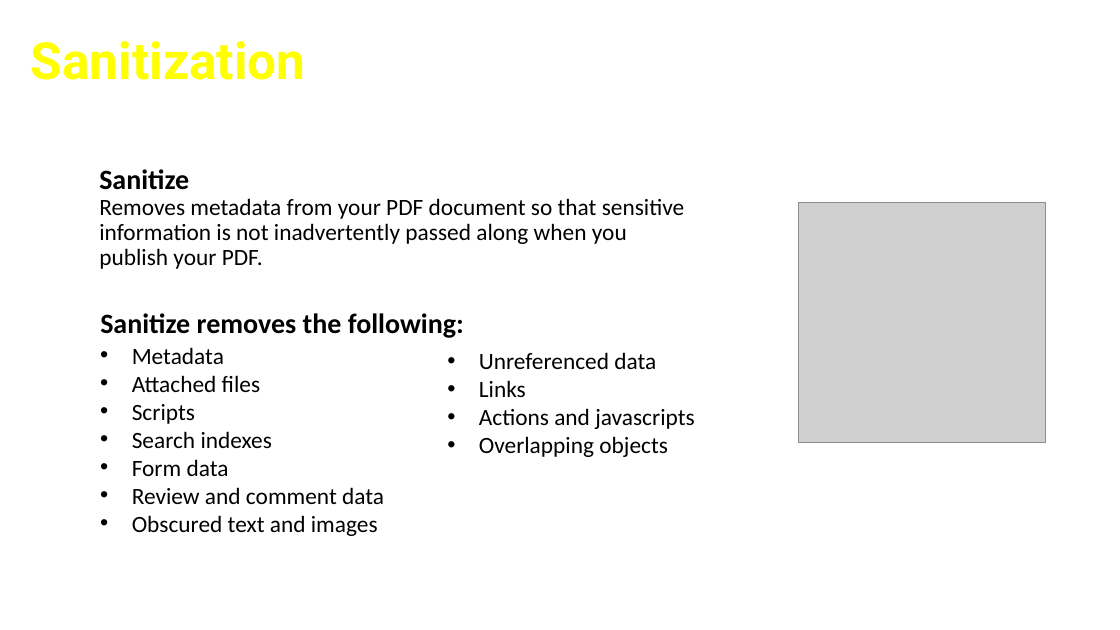
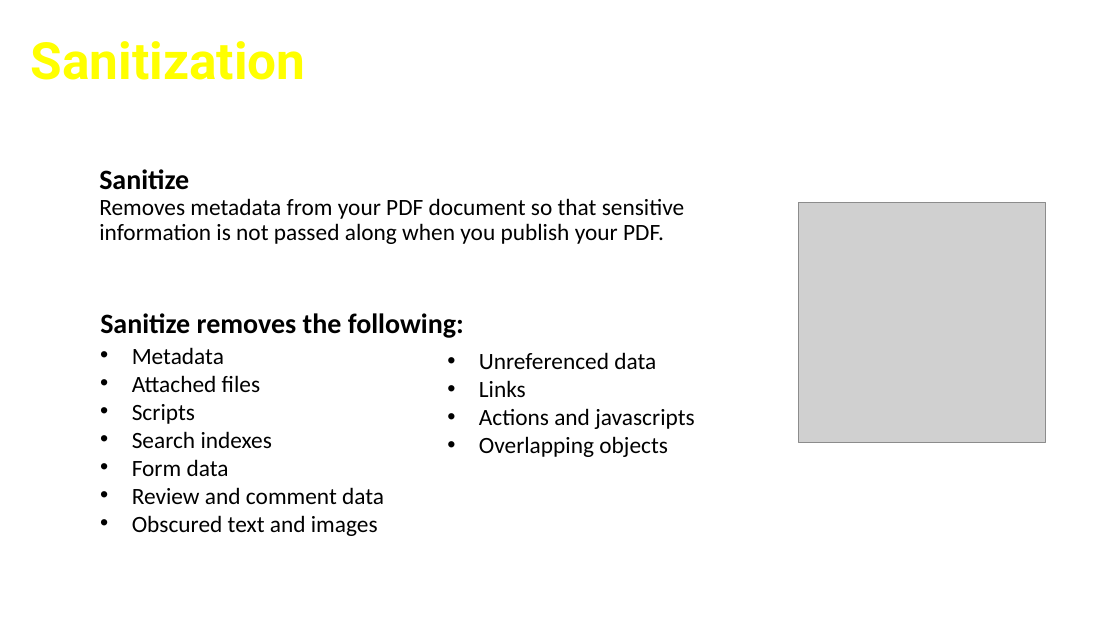
Before and after one commit to cfclick/CFSummit2016, a slide deck: slide 13 of powerpoint/SmartPDF/Don't Just PDF.pptx. Drawn at 1120x630 pixels with LibreOffice and Linux fonts; fonts in the diff are those of the drawing; grey boxes stand for pictures; background and template pictures are left out. Boxes give left, top, right and bottom in pixels: in the first picture for what was removed or moved away, otherwise in the second. Text is boxed around its words. In the diff, an @@ line names an element or a change of style, - is before the commit and + after.

```diff
--- a/powerpoint/SmartPDF/Don't Just PDF.pptx
+++ b/powerpoint/SmartPDF/Don't Just PDF.pptx
@@ text at bbox=[99, 169, 684, 244]: text changed @@
-Sanitize
-Removes metadata from your PDF document so that sensitive information is not inadvertently passed along when you publish your PDF.
+Sanitize
+Removes metadata from your PDF document so that sensitive information is not passed along when you publish your PDF.
```
Also in this commit, not shown: 10 other slides changed, 1 slide removed, 4 other files.
